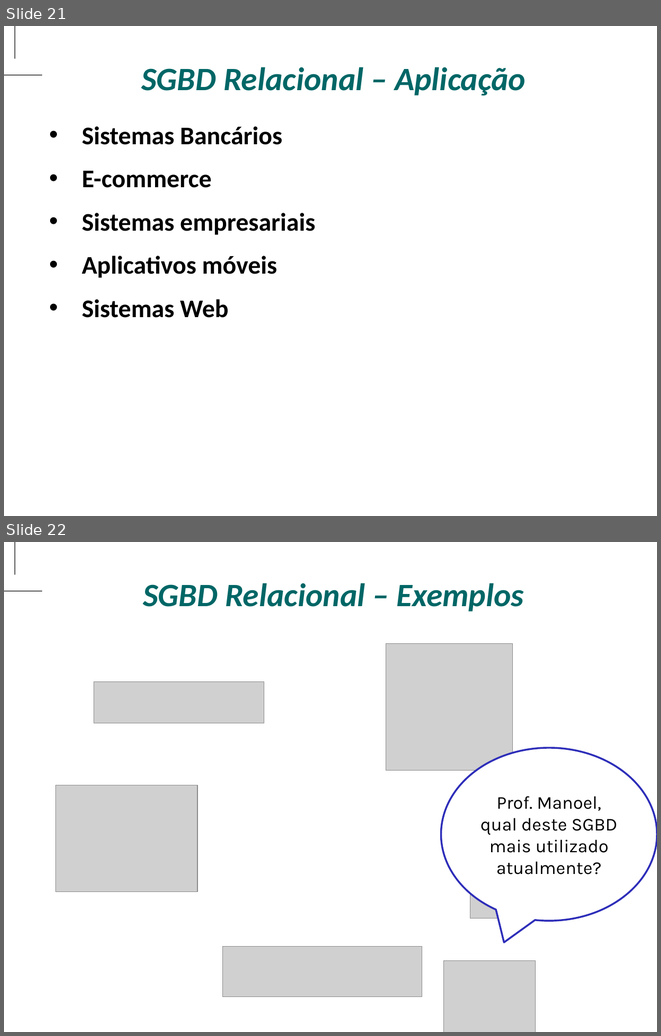
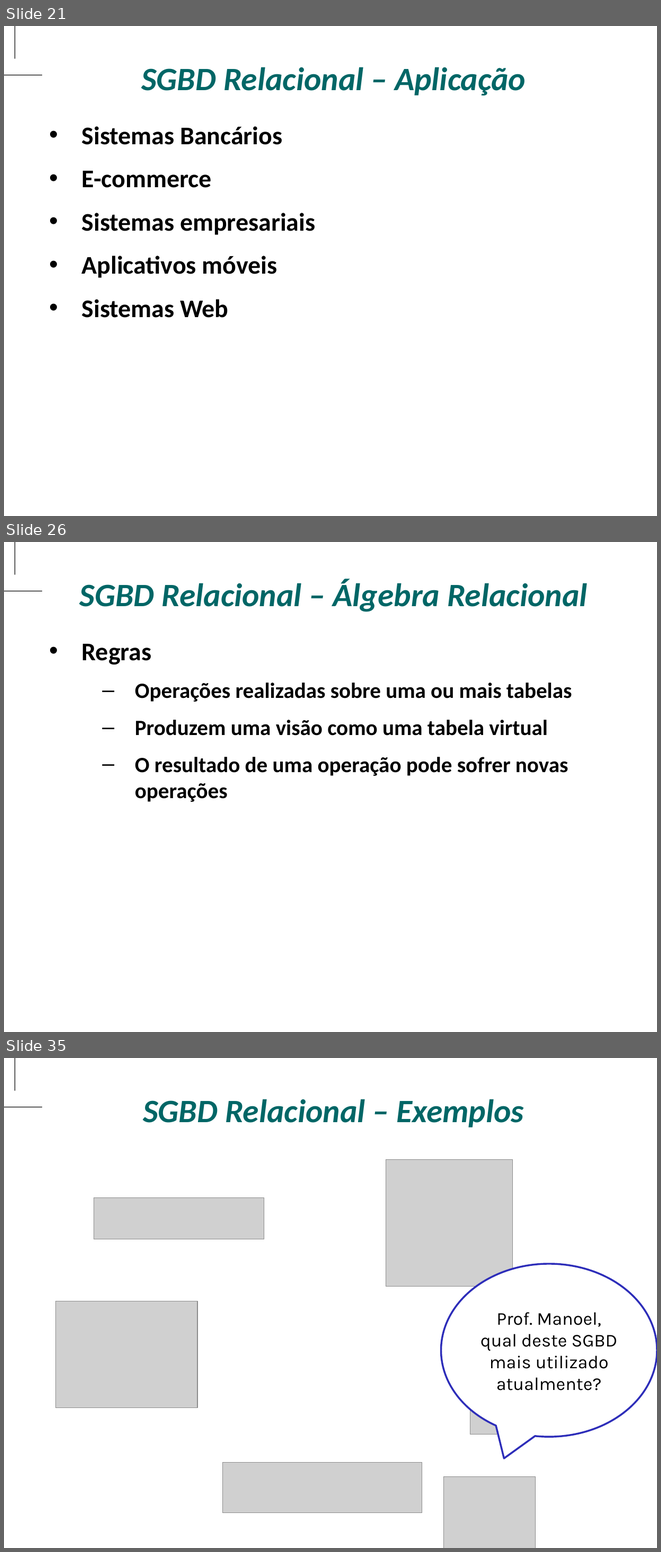
Before and after one commit to antoniomralmeida/bd, a slide deck: BANCO DE DADOS.pptx. Shown one above the other, each under a label of ours: slides 21 and 22 before the commit, slides 21, 26 and 35 after it; the slides between them are not shown. The pictures are 661x1036 and 661x1552 pixels, drawn with LibreOffice and Linux fonts; fonts in the diff are those of the drawing; grey boxes stand for pictures; background and template pictures are left out. Boxes give left, top, right and bottom in pixels: in the first picture for what was removed or moved away, otherwise in the second. Text is boxed around its words. In the diff, an @@ line names an element or a change of style, - is before the commit and + after.

```diff
--- a/BANCO DE DADOS.pptx
+++ b/BANCO DE DADOS.pptx
@@ slide 26 added at (x1=4, y1=542, x2=657, y2=1032), background picture (left out); not listed: 2 template elements that a slide beside it also shows @@
@@ text added at (x1=79, y1=579, x2=587, y2=612), 36 pt, text #006666, bold, italic @@
+SGBD Relacional – Álgebra Relacional
@@ text added at (x1=82, y1=644, x2=572, y2=802), 24 pt, text #000000, bold @@
+• Regras
+  – Operações realizadas sobre uma ou mais tabelas
+  – Produzem uma visão como uma tabela virtual
+  – O resultado de uma operação pode sofrer novas operações
@@ what was slide 22 is now slide 35 @@
```
Also in this commit, not shown: 4 slides changed, 12 other slides added.
